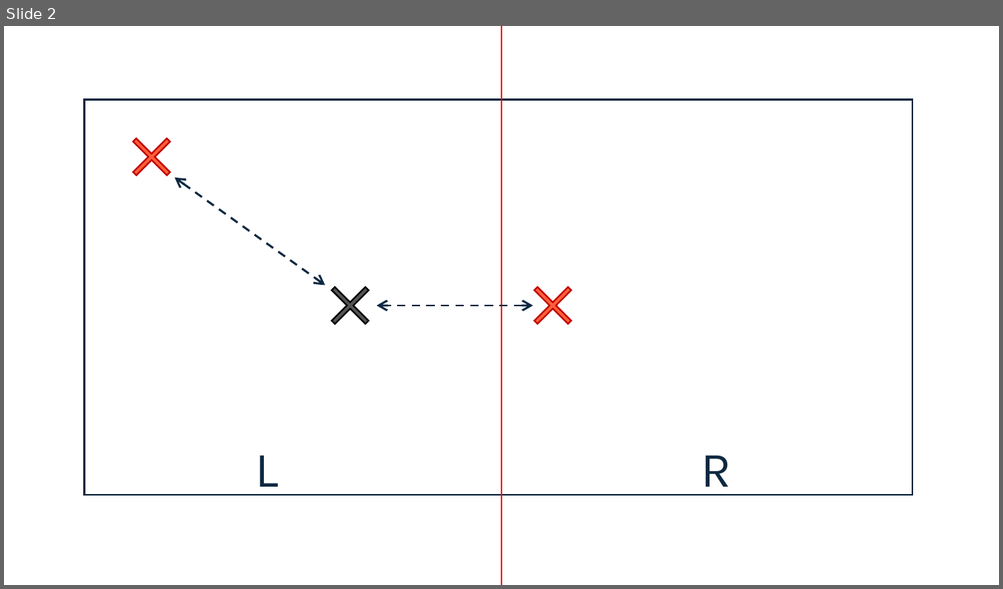
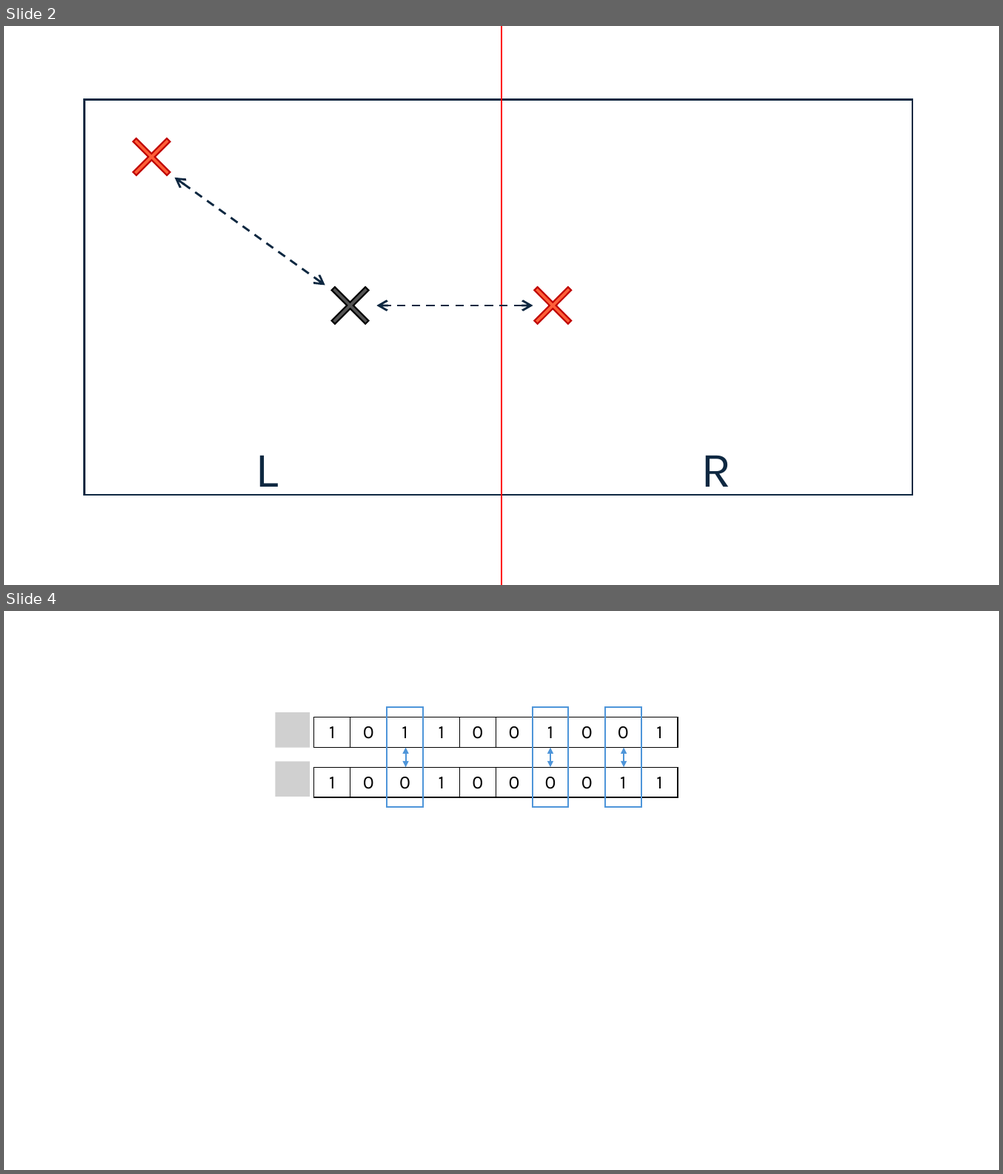
Before and after one commit to pmint05/data-mining-slide, a slide deck: images/kd-draw.pptx. Shown one above the other, each under a label of ours: slide 2 before the commit, slides 2 and 4 after it; the slides between them are not shown. The pictures are 1003x589 and 1003x1174 pixels, drawn with LibreOffice and Linux fonts; fonts in the diff are those of the drawing; grey boxes stand for pictures. Boxes give left, top, right and bottom in pixels: in the first picture for what was removed or moved away, otherwise in the second. Text is boxed around its words. In the diff, an @@ line names an element or a change of style, - is before the commit and + after.

```diff
--- a/images/kd-draw.pptx
+++ b/images/kd-draw.pptx
@@ slide 4 added at <box>4,611,999,1170</box>, background #FFFFFF @@
@@ picture added at <box>275,712,310,748</box> @@
@@ table added at <box>313,718,679,749</box>, 1 rows, 10 columns @@
+1 | 0 | 1 | 1 | 0 | 0 | 1 | 0 | 0 | 1
@@ rectangle added at <box>387,707,423,807</box>, outline #4E95D9 1.5 pt @@
@@ rectangle added at <box>532,707,568,807</box>, outline #4E95D9 1.5 pt @@
@@ rectangle added at <box>605,707,640,807</box>, outline #4E95D9 1.5 pt @@
@@ picture added at <box>275,762,310,797</box> @@
@@ double arrow added from (405, 748) to (405, 768), #4E95D9 1.5 pt @@
@@ double arrow added from (550, 748) to (550, 768), #4E95D9 1.5 pt @@
@@ double arrow added from (623, 748) to (623, 768), #4E95D9 1.5 pt @@
@@ table added at <box>313,768,679,798</box>, 1 rows, 10 columns @@
+1 | 0 | 0 | 1 | 0 | 0 | 0 | 0 | 1 | 1
```
Also in this commit, not shown: 1 other slide added, 7 other files.
